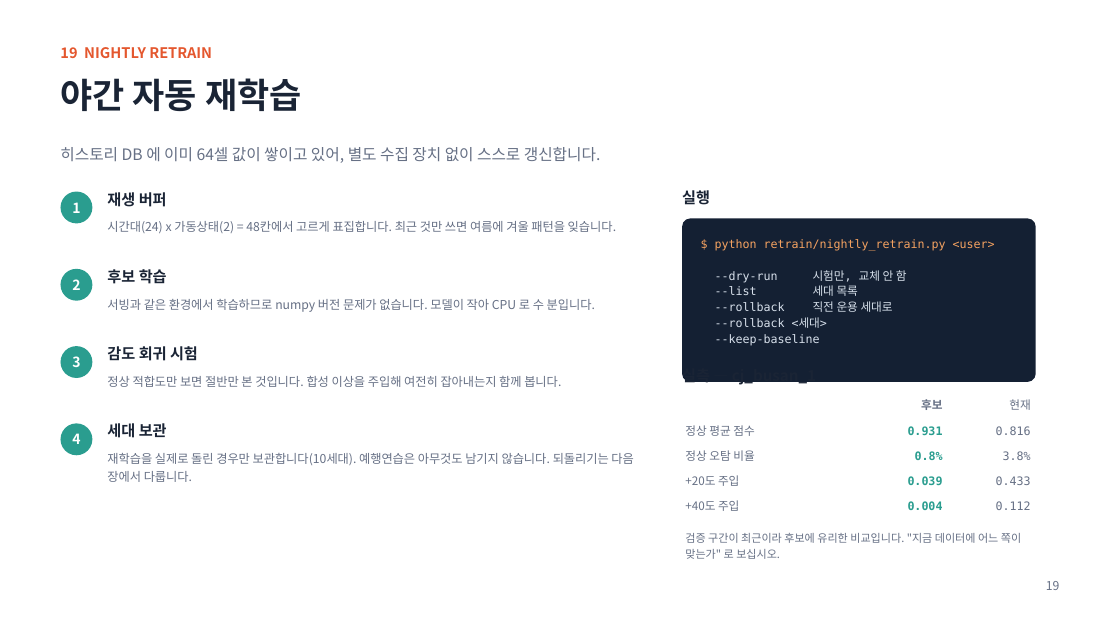
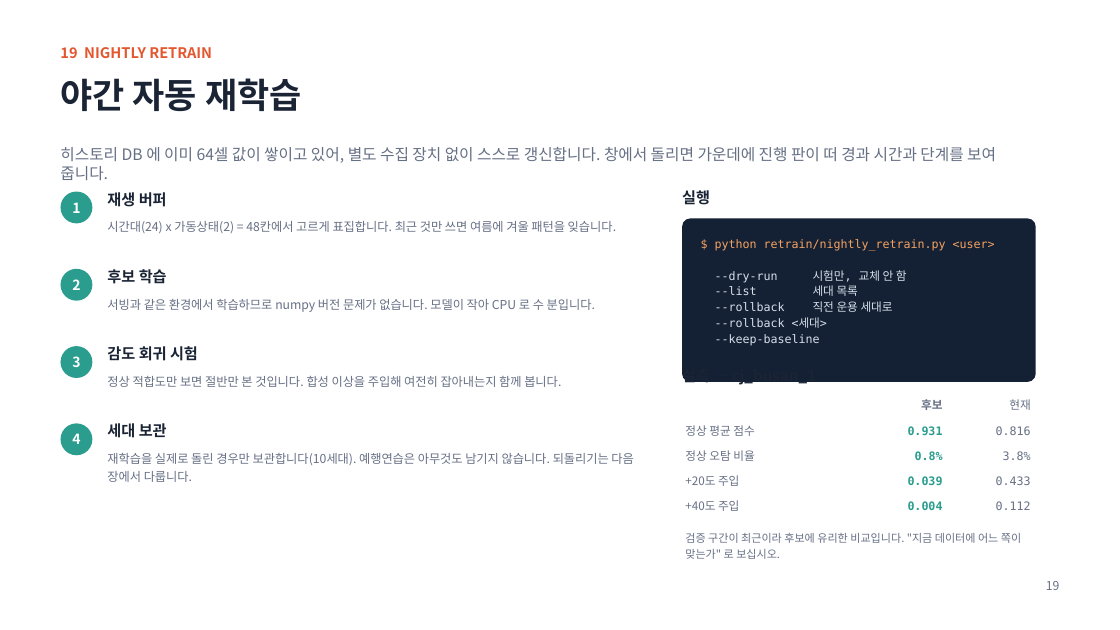
Before and after one commit to oskwon65/MultiModal_FireCam, a slide deck: slide 20 of 멀티모달_화재감지_모니터링_설치매뉴얼.pptx. Drawn at 1120x630 pixels with LibreOffice and Linux fonts; fonts in the diff are those of the drawing. Boxes give left, top, right and bottom in pixels: in the first picture for what was removed or moved away, otherwise in the second. Text is boxed around its words. In the diff, an @@ line names an element or a change of style, - is before the commit and + after.

```diff
--- a/멀티모달_화재감지_모니터링_설치매뉴얼.pptx
+++ b/멀티모달_화재감지_모니터링_설치매뉴얼.pptx
@@ text at (x1=60, y1=147, x2=996, y2=180): text changed @@
-히스토리 DB 에 이미 64셀 값이 쌓이고 있어, 별도 수집 장치 없이 스스로 갱신합니다.
+히스토리 DB 에 이미 64셀 값이 쌓이고 있어, 별도 수집 장치 없이 스스로 갱신합니다. 창에서 돌리면 가운데에 진행 판이 떠 경과 시간과 단계를 보여 줍니다.
```
Also in this commit, not shown: 1 other slide changed, 1 other file.
